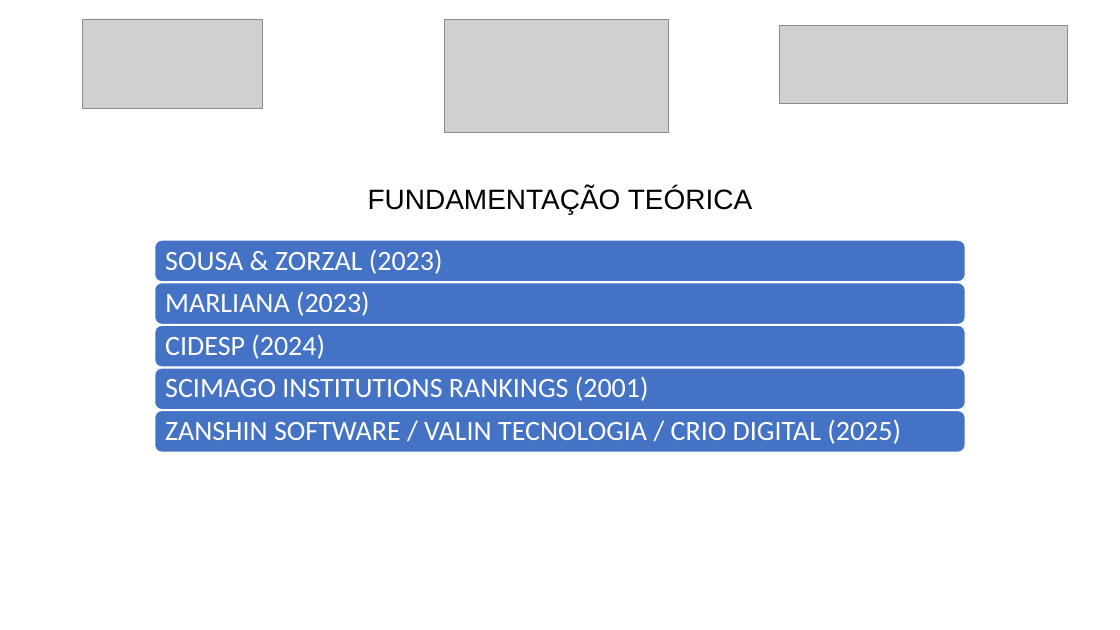
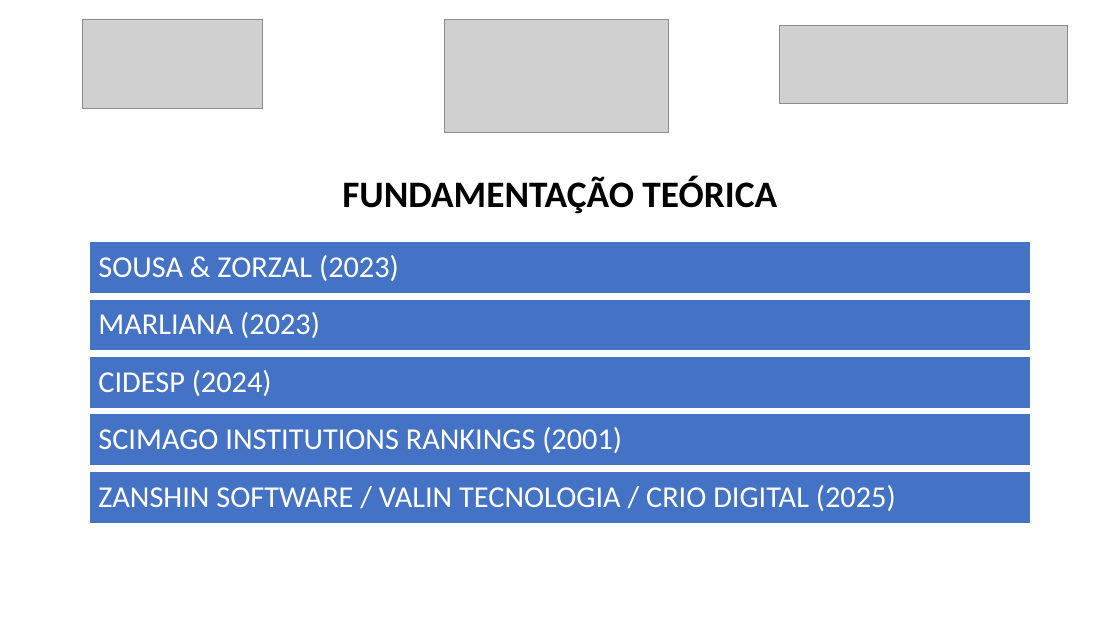
Before and after one commit to luanmenezesx/TCC-CCB, a slide deck: slide 5 of Modelo slides apresentação TCC.pptx. Drawn at 1120x630 pixels with LibreOffice and Linux fonts; fonts in the diff are those of the drawing; grey boxes stand for pictures. Boxes give left, top, right and bottom in pixels: in the first picture for what was removed or moved away, otherwise in the second. Text is boxed around its words. In the diff, an @@ line names an element or a change of style, - is before the commit and + after.

```diff
--- a/Modelo slides apresentação TCC.pptx
+++ b/Modelo slides apresentação TCC.pptx
@@ title "FUNDAMENTAÇÃO TEÓRICA" at (342, 176, 777, 214): size 24 to 32 pt, font Arial to Calibri, bold on @@
@@ text "SOUSA & ZORZAL (2023)": place and size @@
-text "SOUSA & ZORZAL (2023)" at (165, 249, 443, 274)
+text "SOUSA & ZORZAL (2023)" at (98, 255, 399, 281)
@@ rectangle: place and size @@
-rectangle at (155, 240, 965, 282)
+rectangle at (89, 241, 1031, 293)
@@ rectangle at (89, 241, 1031, 293): rounded rectangle to rectangle @@
@@ text "MARLIANA (2023)": place and size @@
-text "MARLIANA (2023)" at (165, 291, 370, 316)
+text "MARLIANA (2023)" at (98, 312, 320, 338)
@@ rectangle added at (89, 299, 1031, 351), fill #4472C4, outline #FFFFFF 1 pt @@
@@ rounded rectangle removed at (155, 283, 965, 325) @@
@@ rounded rectangle removed at (155, 325, 965, 367) @@
@@ text "CIDESP (2024)": place and size @@
-text "CIDESP (2024)" at (165, 335, 325, 359)
+text "CIDESP (2024)" at (98, 370, 272, 396)
@@ rectangle at (89, 356, 1031, 408): rounded rectangle to rectangle @@
@@ rectangle: place and size @@
-rectangle at (155, 368, 965, 410)
+rectangle at (89, 356, 1031, 408)
@@ text "SCIMAGO INSTITUTIONS RANKINGS (2001)": place and size @@
-text "SCIMAGO INSTITUTIONS RANKINGS (2001)" at (165, 376, 649, 401)
+text "SCIMAGO INSTITUTIONS RANKINGS (2001)" at (98, 427, 622, 453)
@@ rectangle added at (89, 414, 1031, 466), fill #4472C4, outline #FFFFFF 1 pt @@
@@ rounded rectangle removed at (155, 411, 965, 453) @@
@@ size 24 to 26 pt in 5 elements at (98, 255, 399, 281), (98, 312, 320, 338), (98, 370, 272, 396), (98, 427, 622, 453), (98, 485, 896, 511) @@
@@ text "ZANSHIN SOFTWARE / VALIN TECNOLOGIA ...": place and size @@
-text "ZANSHIN SOFTWARE / VALIN TECNOLOGIA ..." at (165, 420, 901, 444)
+text "ZANSHIN SOFTWARE / VALIN TECNOLOGIA ..." at (98, 485, 896, 511)
@@ rectangle added at (89, 471, 1031, 523), fill #4472C4, outline #FFFFFF 1 pt @@
```
Also in this commit, not shown: 9 other slides changed, 2 slides added, 1 slide removed.
